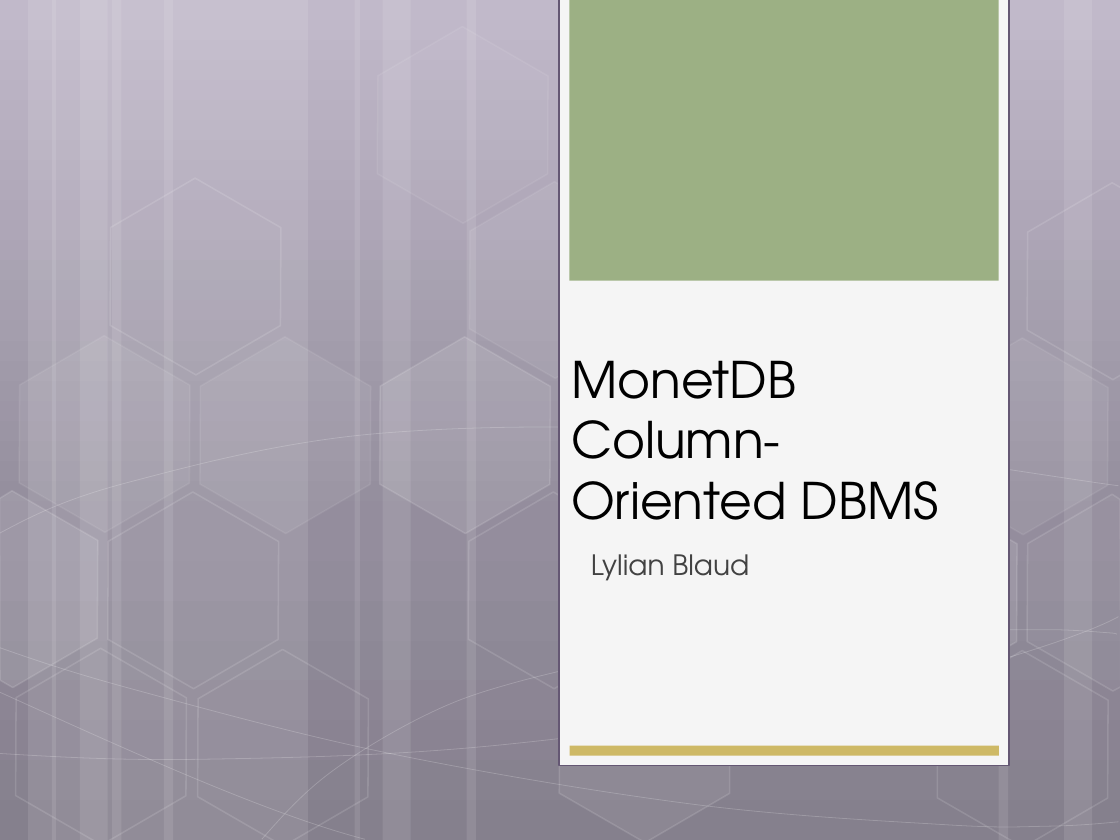
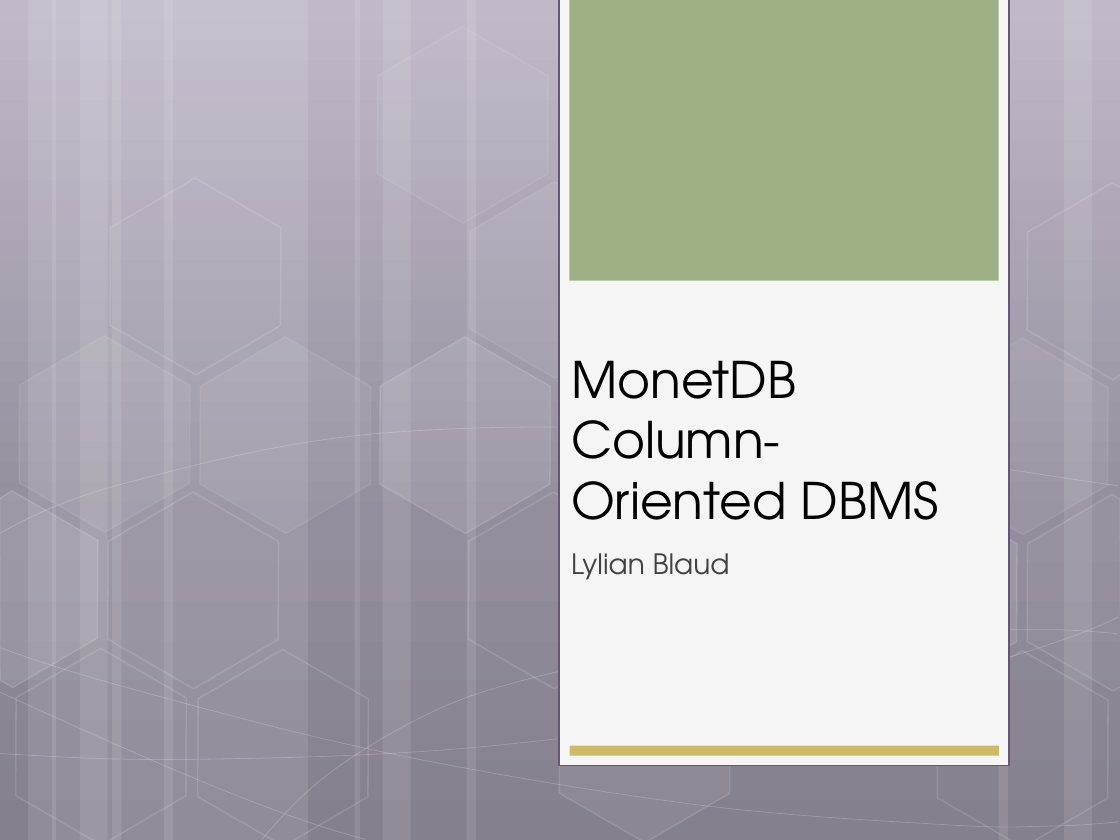
Before and after one commit to helpcat/bigdataworkshop2, a slide deck: slide 1 of slides/MonetDB workshop.pptx. Drawn at 1120x840 pixels with LibreOffice and Linux fonts; fonts in the diff are those of the drawing. Boxes give left, top, right and bottom in pixels: in the first picture for what was removed or moved away, otherwise in the second. Text is boxed around its words. In the diff, an @@ line names an element or a change of style, - is before the commit and + after.

```diff
--- a/slides/MonetDB workshop.pptx
+++ b/slides/MonetDB workshop.pptx
@@ subtitle "Lylian Blaud": place and size @@
-subtitle "Lylian Blaud" at bbox=[591, 554, 749, 581]
+subtitle "Lylian Blaud" at bbox=[571, 553, 730, 580]
```
Also in this commit, not shown: 20 other slides changed.
